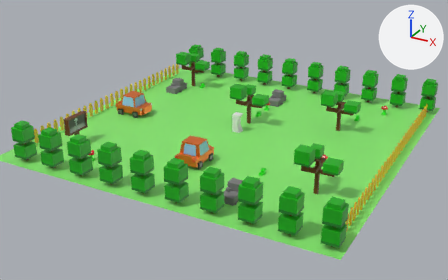
Two versions of the glTF model scene.glb, one commit apart.
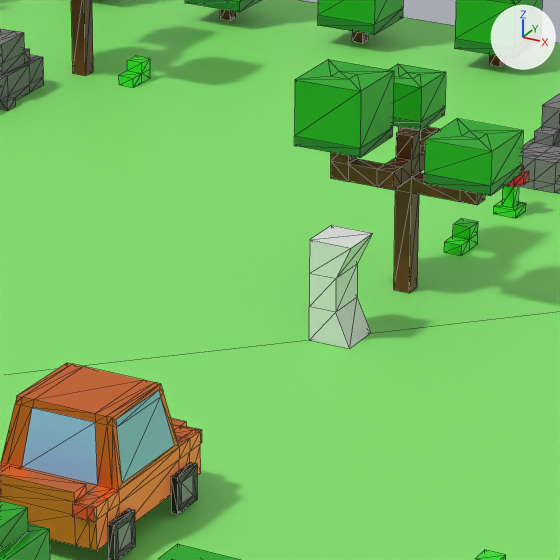
There are two pictures of each version: one from a 50 mm lens placed at (42.2, -81.2, 38.5), pointed at (-1.2, -2.4, -0.9), one close up on the part from 40% to 61% of the width and 26% to 60% of the height. The lights are fixed; the arrows at upper right show +X, +Y and +Z. The close-ups show mesh edges as thin lines. Where no turn or scale is listed for an object, it has been applied to the vertices. Vertices at the same position are counted once.

The first close-up shows 'BigTree', 'BigTree.001', 'Car', 'Character', 'Flower', 'Grass', 'Grass.001', 'Ground', 'Rock', 'Rock.001', 'Tree'.
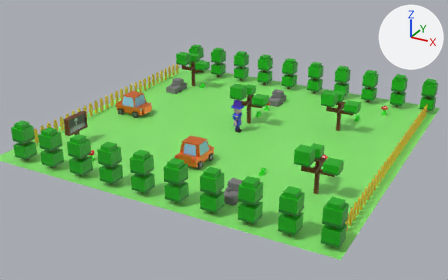
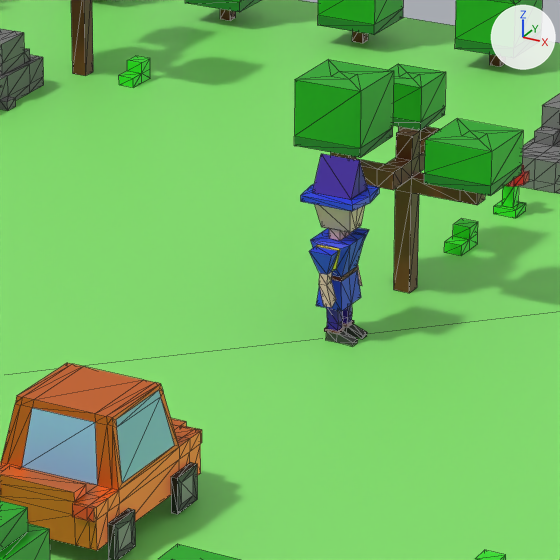
Commit message: feat: improves character model

Pixel boxes [x1, y1, x2, y2] of what changed, in the close-ups (560 x 560 px):
'Character', reshaped (23% wider, 54% taller)
    before: [309, 225, 372, 349]
    after: [301, 154, 379, 346]

The change in detail:
Material 'Character-details' (mat_character_details) is new.
Its base color is (0.8, 0.713, 0.0) (yellow #e7dc00).
Material 'Character-belt' (mat_character_belt) is new.
Its base color is (0.114, 0.0112, 0.0) (brown #5f1b00).
Material 'Character-pants' (mat_character_pants) is new.
Its base color is (0.0363, 0.0, 0.338) (purple #36009d).
Material 'Character-robe' (mat_character_robe) is new.
Its base color is (0.0182, 0.0494, 0.8) (blue #253fe7).
Material 'Character-boots' (mat_character_boots) is new.
Its base color is (0.0409, 0.0409, 0.0409) (black #393939).
Material 'Character-skin' (mat_character_skin) is new.
Its base color is (0.8, 0.48, 0.464) (pink #e7b8b5).
me_plane_006 is used by ob_character; location (0.0, 0.0, 0.0).
me_plane_006 had 16 vertices, 28 faces and spanned x -0.63..0.63, y -0.63..0.63, z 0.0..2.93.
me_plane_006 now has 184 vertices, 368 faces and spans x -0.94..0.85, y -1.09..1.09, z -0.02..5.2.
me_plane_006 part 1: the whole mesh is rebuilt.
me_plane_006 now uses material mat_character_skin (pink #e7b8b5).
me_plane_006 now uses material mat_character_robe (blue #253fe7).
me_plane_006 now uses material mat_character_details (yellow #e7dc00).
me_plane_006 now uses material mat_character_belt (brown #5f1b00).
me_plane_006 now uses material mat_character_boots (black #393939).
me_plane_006 now uses material mat_character_pants (purple #36009d).
